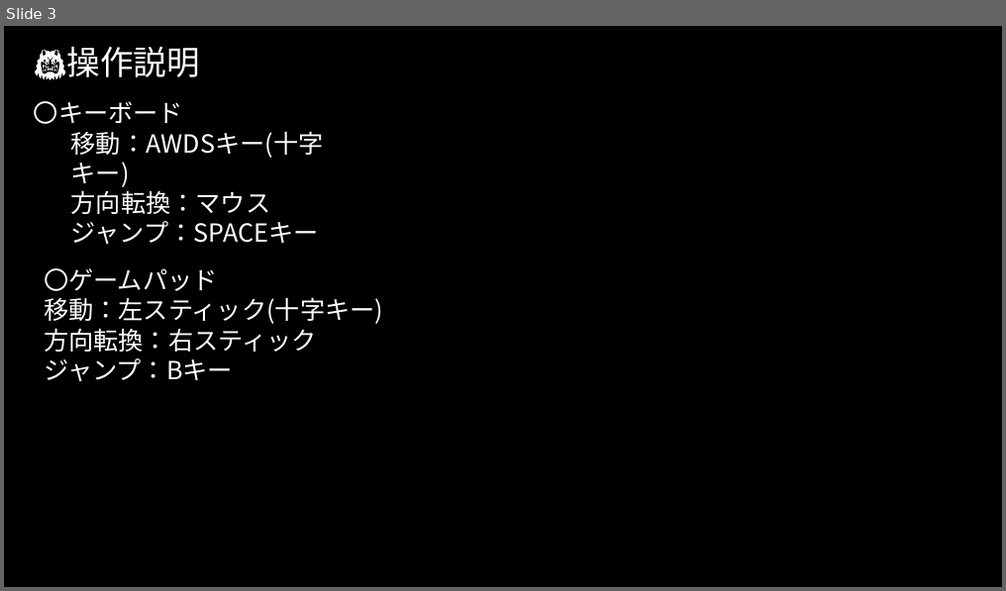
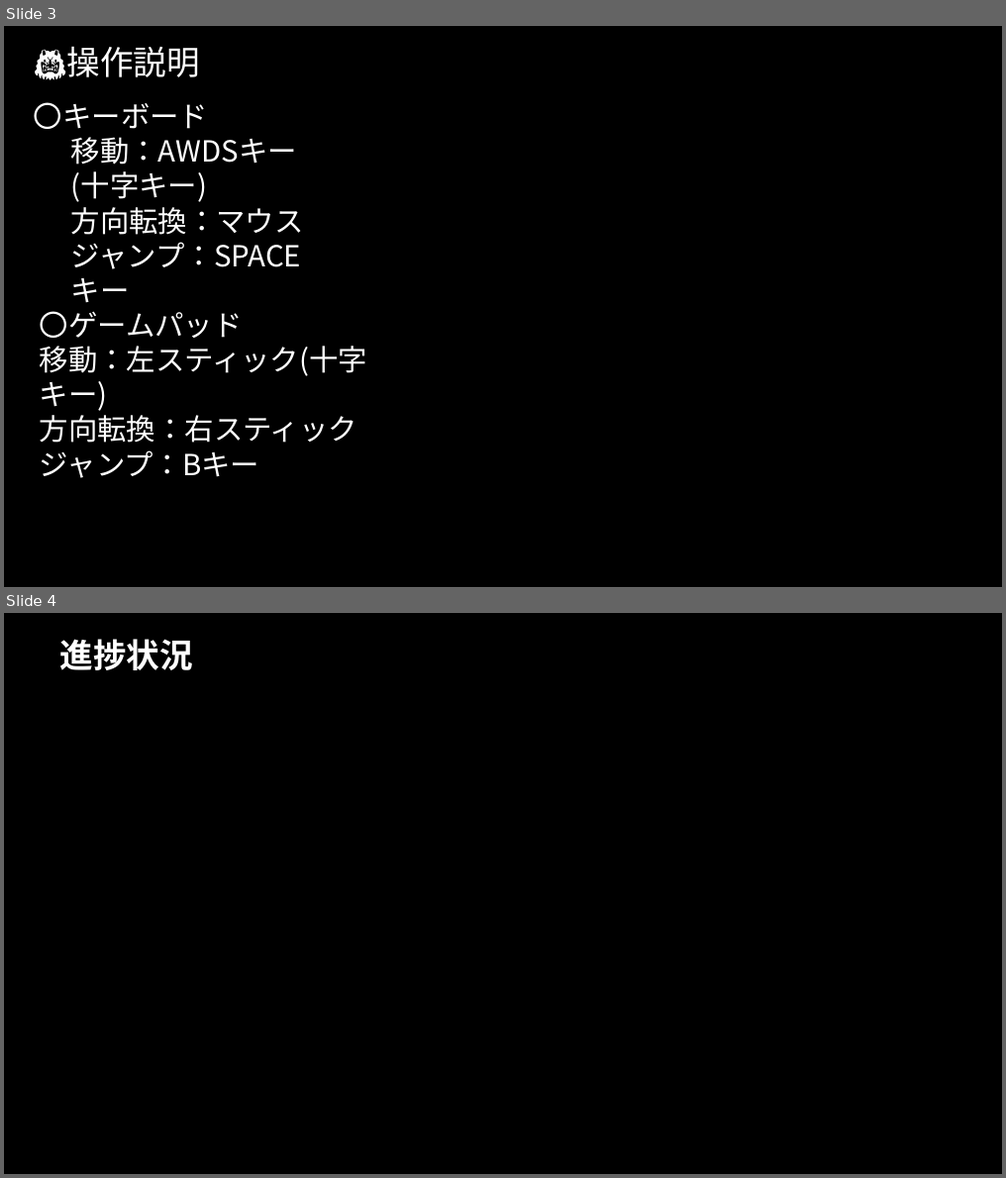
Before and after one commit to ONITeamProject/-, a slide deck: GFF提出作品プレゼン.pptx. Shown one above the other, each under a label of ours: slide 3 before the commit, slides 3 and 4 after it. The pictures are 1006x591 and 1006x1178 pixels, drawn with LibreOffice and Linux fonts; fonts in the diff are those of the drawing; background and template pictures are left out. Boxes give left, top, right and bottom in pixels: in the first picture for what was removed or moved away, otherwise in the second. Text is boxed around its words. In the diff, an @@ line names an element or a change of style, - is before the commit and + after.

```diff
--- a/GFF提出作品プレゼン.pptx
+++ b/GFF提出作品プレゼン.pptx
@@ slide 4 added at [4,613,1002,1174], background picture (left out) @@
@@ title added at [60,639,193,670], 32 pt, text #FFFFFF, bold @@
+進捗状況
@@ slide 3 changed as well @@
@@ text "〇キーボード" at [34,102,304,270]: size 24 to 28 pt @@
@@ text "〇ゲームパッド" at [40,311,367,478]: size 24 to 28 pt @@
@@ text "〇ゲームパッド": place and size @@
-text "〇ゲームパッド" at [44,269,383,381]
+text "〇ゲームパッド" at [40,311,367,478]
```
Also in this commit, not shown: 3 other slides changed, 1 other slide added.
